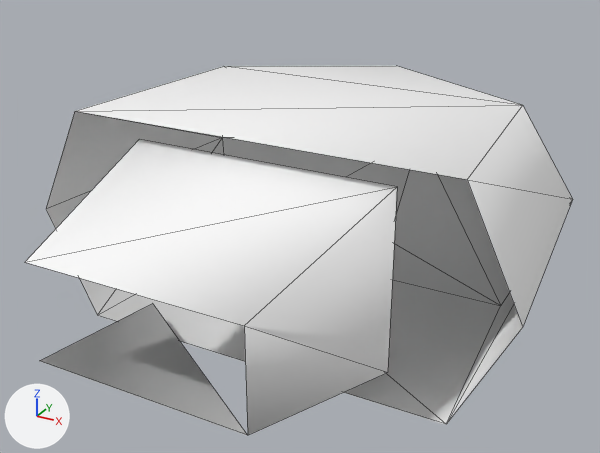
The OBJ model Assets/Art/Nova1492/GXConverted/Models/UnitParts/Accessories/datan_common_acpRP_17e16dd8.obj as it was, and as the next commit left it.
Both versions are drawn from a 50 mm lens placed at (0.677, -1.18, 0.609), pointed at (-0.02, 0.086, -0.024). Arrows for +X, +Y and +Z are at lower left; the lights stay in place. The first picture is the older version. Mesh edges are drawn as thin lines. Where no turn or scale is listed for an object, it has been applied to the vertices.

Before the edit, the objects in view are built like this:
```python
me_datan_common_acprp_17e16dd8 = bpy.data.meshes.new('datan_common_acpRP_17e16dd8')
me_datan_common_acprp_17e16dd8.from_pydata(...)  # 23 vertices, 27 faces; spans x -0.459..0.459, y -0.43..0.648, z -0.206..0.206
me_datan_common_acprp_17e16dd8.materials.append(mat_datan_common_acprp_17e16dd8)  # white #ffffff
# before: 15 (-0.186, -0.43, 0.083) at pixel (24, 262), 18 (-0.243, -0.091, 0.164) at pixel (139, 139), 19 (0.186, -0.43, -0.083) at pixel (247, 435), 20 (0.243, -0.091, -0.164) at pixel (387, 372), 21 (-0.186, -0.43, -0.083) at pixel (39, 360)
# before: 22 (-0.243, -0.091, -0.164) at pixel (152, 303)
ob_datan_common_acprp_17e16dd8 = bpy.data.objects.new('datan_common_acpRP_17e16dd8', me_datan_common_acprp_17e16dd8)
ob_datan_common_acprp_17e16dd8.location = (0.0, 0.0, 0.0)
```
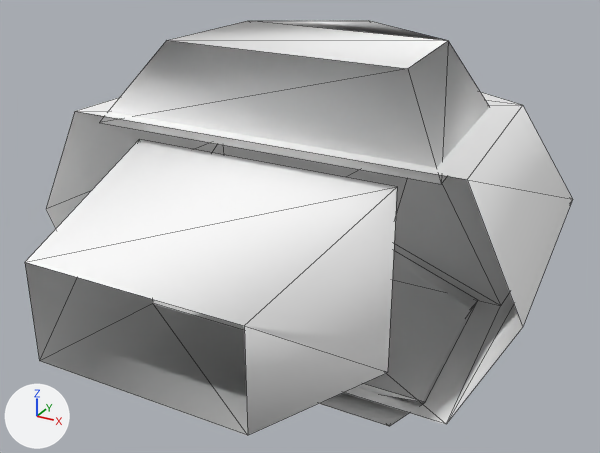
What differs and where, as boxes (x1, y1, x2, y2) in the pictures (600 x 453 px):
'datan_common_acpRP_17e16dd8', reshaped (7% shorter)
    before: (25, 66, 573, 435)
    after: (25, 92, 573, 435)
'datan_common_acpRP_17e16dd8_mesh01', added
    after: (99, 20, 489, 426)
part 1 of me_datan_common_acprp_17e16dd8, added
    after: (25, 262, 248, 435)

Edits to the bpy script that builds the scene:
```text
Change me_datan_common_acprp_17e16dd8:
    used by ob_datan_common_acprp_17e16dd8; location = (0.0, 0.0, 0.0)
    verts and faces of me_datan_common_acprp_17e16dd8; kept vertices keep their numbers, new ones are numbered from 23
    remove me_datan_common_acprp_17e16dd8.from_pydata(...)  # 23 vertices, 27 faces; spans x -0.459..0.459, y -0.43..0.648, z -0.206..0.206
    add me_datan_common_acprp_17e16dd8.from_pydata(...)  # 23 vertices, 30 faces; spans x -0.459..0.459, y -0.43..0.648, z -0.206..0.206
    me_datan_common_acprp_17e16dd8 part 1
    add faces += [(19, 22, 20), (15, 18, 21), (18, 22, 21)]
Add me_datan_common_acprp_17e16dd8_mesh01:
    me_datan_common_acprp_17e16dd8_mesh01.from_pydata(...)  # 20 vertices, 26 faces; spans x -0.317..0.317, y -0.108..0.426, z -0.326..0.326
    me_datan_common_acprp_17e16dd8_mesh01.materials.append(mat_datan_common_acprp_17e16dd8)  # white #ffffff
Add ob_datan_common_acprp_17e16dd8_mesh01:
    ob_datan_common_acprp_17e16dd8_mesh01 = bpy.data.objects.new('datan_common_acpRP_17e16dd8_mesh01', me_datan_common_acprp_17e16dd8_mesh01)
    ob_datan_common_acprp_17e16dd8_mesh01.location = (0.0, 0.0, 0.0)
```
